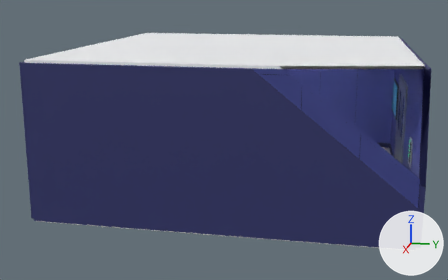
What one commit did to the glTF model public/models/theatre-room.glb.
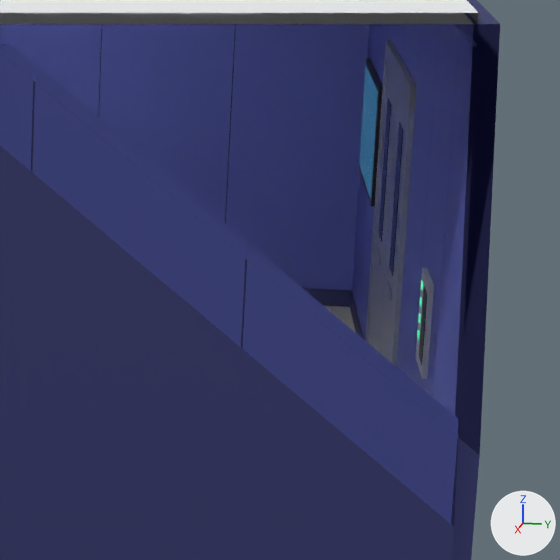
Each version is shown whole from a camera (50 mm lens) standing at (13.73, 2.64, 4.32) and looking at (0.14, -0.07, 0.92), then close up on the part from 65% to 100% of the width and 22% to 78% of the height. Lighting does not change. The marker at lower right points along +X, +Y and +Z. The first two pictures are the older version. Everything nearer to the camera than a plane just in front of the edit is cut away. Where no turn or scale is listed for an object, it has been applied to the vertices. Vertices at exactly the same position are counted once.

In view in the first close-up: 'Room_Ceiling', 'Room_ControlLight', 'Room_ControlPanel', 'Room_DoorGlass', 'Room_DoorSteel', 'Room_MonitorBezel', 'Room_MonitorScreen', 'Room_Seam', 'Room_Skirting', 'Room_Wall' and 1 more.
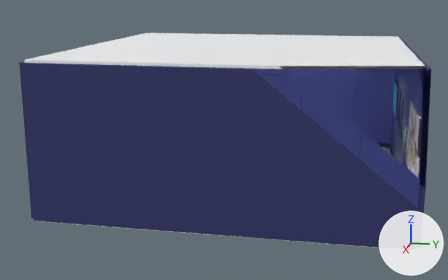
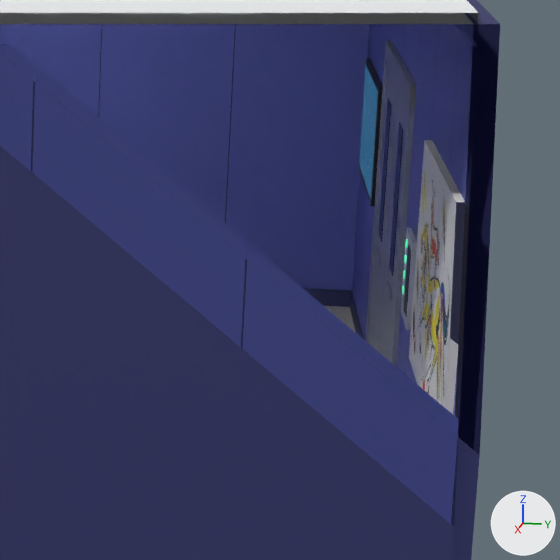
Where the newer file only moved an object's origin or applied its transform, the numbers keep the older frame.

Diff of the bpy script that builds the scene:
```diff
--- a/public/models/theatre-room.glb.py
+++ b/public/models/theatre-room.glb.py
@@ me_room_canvasedge @@
 # used by ob_room_canvasedge; location = (3.36, 0.4, 1.6)
-me_room_canvasedge.from_pydata(...)  # 8 vertices, 12 faces; spans x -0.02..0.02, y -0.9..0.9, z -0.6..0.6
+me_room_canvasedge.from_pydata(...)  # 8 vertices, 12 faces; spans x -0.9..0.9, y -0.02..0.02, z -0.6..0.6
+# me_room_canvasedge part 1: the whole mesh is scaled about its middle by (45, 0.0222, 1)
 me_room_canvasedge.materials.append(mat_canvasedge)
@@ me_room_monitorbezel @@
 # used by ob_room_monitorbezel; location = (-0.62, 3.865, 1.537)
-me_room_monitorbezel.from_pydata(...)  # 16 vertices, 24 faces; spans x -2.67..2.67, y -0.01..0.01, z -0.43..0.43
+me_room_monitorbezel.from_pydata(...)  # 16 vertices, 24 faces; spans x -2.67..1.67, y -0.02..0.02, z -0.43..0.43
+# me_room_monitorbezel part 2: the loose piece of 8 vertices spanning x 2.5..2.67, y -0.01, z -0.43..-0.05 is moved by (-1.0, 0.0, 0.0)
 me_room_monitorbezel.materials.append(mat_monitorbezel)
@@ me_room_painting @@
 # used by ob_room_painting; location = (3.339, 0.4, 1.6)
-me_room_painting.from_pydata(...)  # 4 vertices, 2 faces; spans x 0.0, y -0.9..0.9, z -0.6..0.6
-me_room_painting.vertices[0].co = (0.0, 0.9, -0.6)
-me_room_painting.vertices[1].co = (0.0, -0.9, -0.6)
-me_room_painting.vertices[2].co = (0.0, -0.9, 0.6)
-me_room_painting.vertices[3].co = (0.0, 0.9, 0.6)
+me_room_painting.from_pydata(...)  # 4 vertices, 2 faces; spans x -0.9..0.9, y 0.0, z -0.6..0.6
+# me_room_painting part 3
+me_room_painting.vertices[0].co = (-0.9, 0.0, -0.6)  # pixel (408, 357)
+me_room_painting.vertices[1].co = (0.9, 0.0, -0.6)
+me_room_painting.vertices[2].co = (0.9, 0.0, 0.6)
+me_room_painting.vertices[3].co = (-0.9, 0.0, 0.6)  # pixel (424, 140)
 me_room_painting.materials.append(mat_painting)
@@ ob_room_canvasedge @@
 ob_room_canvasedge = bpy.data.objects.new('Room_CanvasEdge', me_room_canvasedge)
-ob_room_canvasedge.location = (3.36, 0.4, 1.6)
+ob_room_canvasedge.location = (2.4, 3.86, 1.6)
@@ ob_room_controllight @@
 ob_room_controllight = bpy.data.objects.new('Room_ControlLight', me_room_controllight)
-ob_room_controllight.location = (1.77, 3.852, 1.335)
+ob_room_controllight.location = (0.77, 3.852, 1.335)
@@ ob_room_controlpanel @@
 ob_room_controlpanel = bpy.data.objects.new('Room_ControlPanel', me_room_controlpanel)
-ob_room_controlpanel.location = (1.9, 3.868, 1.3)
+ob_room_controlpanel.location = (0.9, 3.868, 1.3)
@@ ob_room_painting @@
 ob_room_painting = bpy.data.objects.new('Room_Painting', me_room_painting)
-ob_room_painting.location = (3.339, 0.4, 1.6)
+ob_room_painting.location = (2.4, 3.839, 1.6)
```

Changed parts and their boxes (x1, y1, x2, y2) in the close-ups (560 x 560 px; the box of a moved part takes in the faces that stretch with it):
'Room_Painting', reshaped, moved (not visible before): after (409, 140, 456, 407)
'Room_ControlPanel', moved: before (416, 268, 434, 379); after (401, 228, 417, 330)
'Room_MonitorBezel', reshaped (23% narrower, 16% shorter): before (359, 58, 427, 365); after (359, 58, 411, 316)
'Room_CanvasEdge', moved, rescaled (not visible before): after (425, 140, 465, 414)
'Room_ControlLight', moved: before (417, 281, 423, 339); after (402, 240, 407, 294)
part 2 of me_room_monitorbezel, moved or reshaped: before (419, 287, 427, 365); after (403, 245, 411, 316)
